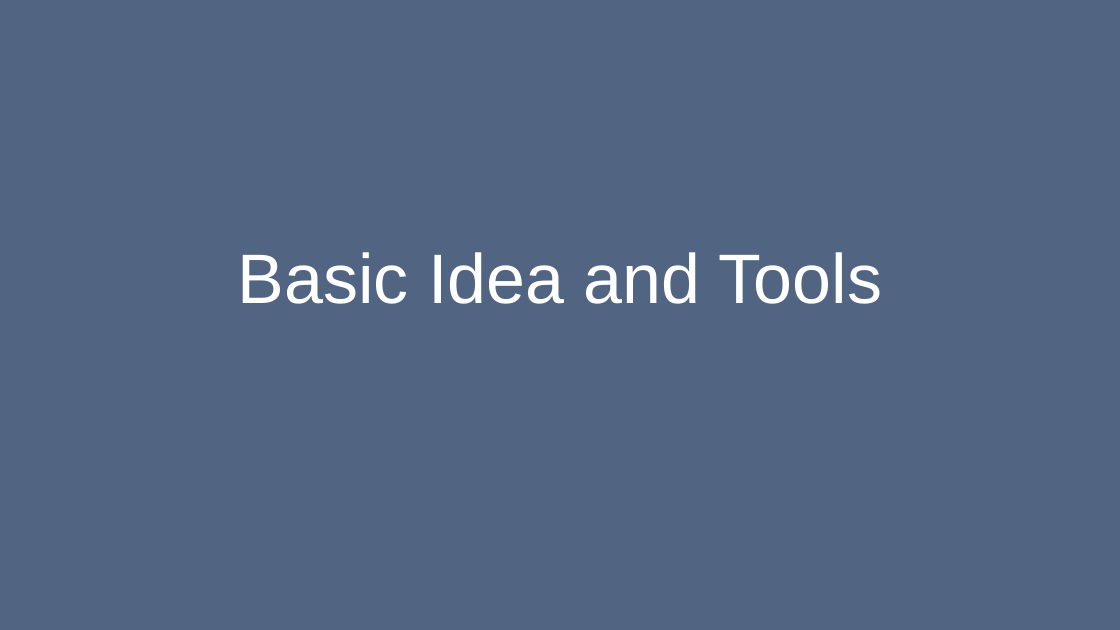
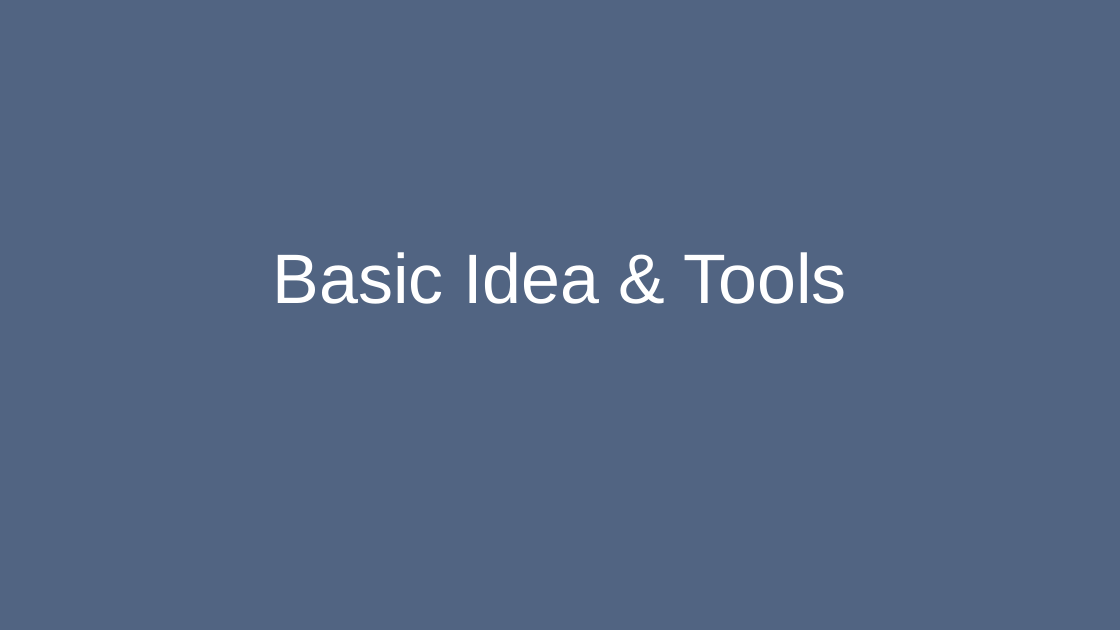
Before and after one commit to janakaras/docker-in-the-cloud, a slide deck: slide 3 of Project Presentation.pptx. Drawn at 1120x630 pixels with LibreOffice and Linux fonts; fonts in the diff are those of the drawing. Boxes give left, top, right and bottom in pixels: in the first picture for what was removed or moved away, otherwise in the second. Text is boxed around its words. In the diff, an @@ line names an element or a change of style, - is before the commit and + after.

```diff
--- a/Project Presentation.pptx
+++ b/Project Presentation.pptx
@@ title at [273,252,847,304]: text changed @@
-Basic Idea and Tools
+Basic Idea & Tools
```
Also in this commit, not shown: 11 other slides changed, 5 slides added.
